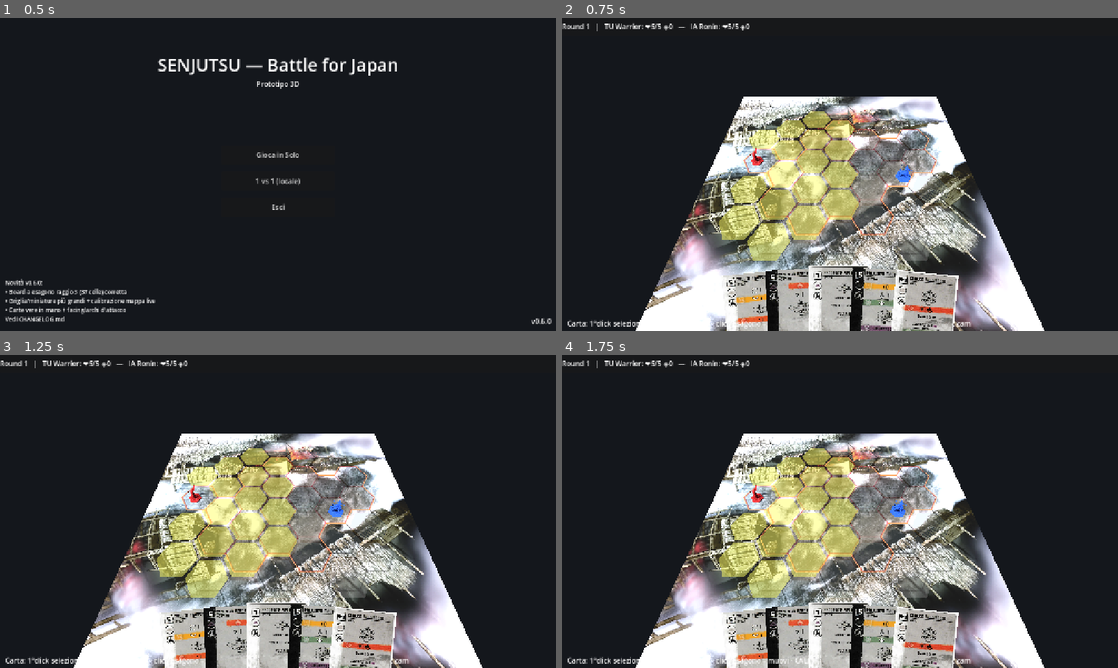
Above: before the commit, frames 1-4 (two rows, left to right).
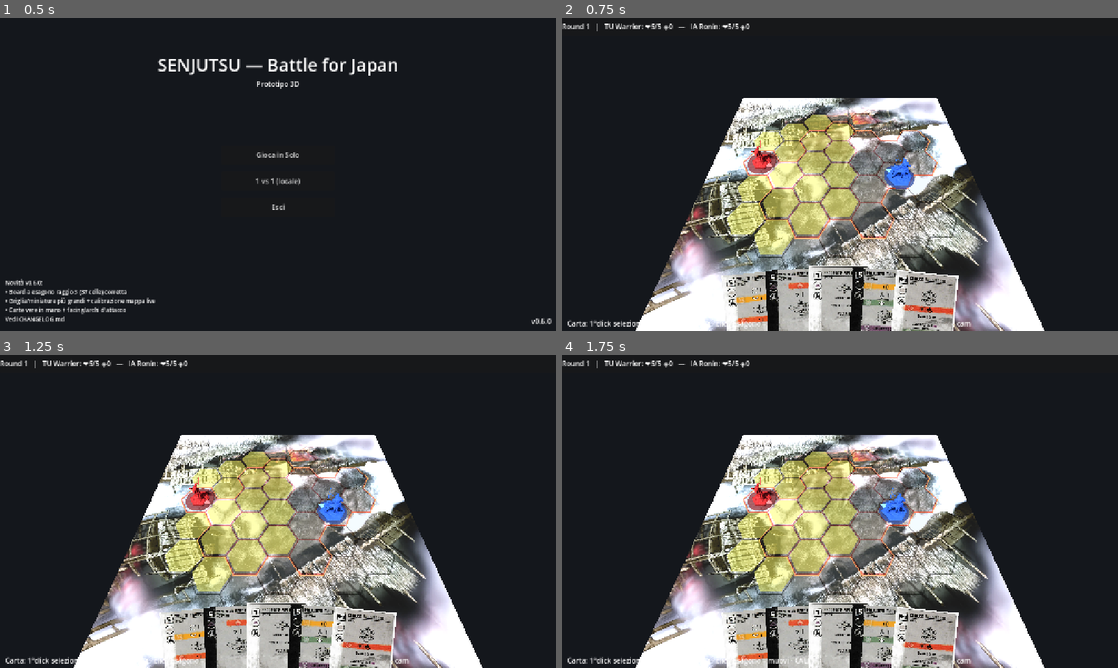
Above: after the commit, the same moments.

Repository: Tannoiser2/Sunjuntsu
Game: Godot game, scene res://scenes/Menu.tscn
Two runs of this game, one before a commit and one after it. Both use one fixed random seed, a clock stepped at 60 frames per second and the inputs below.
Inputs (mouse positions are in pixels of both pictures, inside the frame that each line leads up to):
- Up to frame 1 (0.5 s): no input
- Up to frame 2 (0.75 s): click "1 vs 1 (locale)" at 0.5 s
- Up to frame 3 (1.25 s): no input
- Up to frame 4 (1.75 s): tap Enter at 1.25 s; drag from (756, 652) to (895, 442) at 1.27 s

Frame 1 is identical in both runs. In frame 2, 16% of the frame differs, in the area x 14-85%, y 25-100%; in frame 3, 16%; in frame 4, 16%.

Commit message:
Calibrazione: +/- via unicode, passi fini, miniature dimensionate sull'esagono
- Tasti +/- gestiti via unicode (funzionano su ogni layout); passi fini
  (hex_size 0.05, offset 0.25)
- Pawn dimensionata sul cell_size (modello + base proporzionati) -> miniature
  "grandi come gli esagoni"; rescale live alla calibrazione
- Default richiesti: hex_size=3.0, map_offset=(0.0, 0.5)

Co-Authored-By: Claude Opus 4.8 <noreply@anthropic.com>
Claude-Session: https://claude.ai/code/session_01Pn2piErvac8EuvNU8t5qNM

Diff:
--- a/godot/scenes/Arena.gd
+++ b/godot/scenes/Arena.gd
@@ -14,11 +14,10 @@
 @export var map_radius: int = 3    ## esagono di raggio 3 = 37 celle (colonne 4,5,6,7,6,5,4)
 @export var move_budget: int = 3   ## passi consentiti per dimostrare il movimento
 # ─── Calibrazione mappa↔griglia (regolabili nell'editor) ─────────────────────
-@export var hex_size: float = 3.2          ## raggio esagono in unità mondo
+@export var hex_size: float = 3.0          ## raggio esagono in unità mondo
 @export var map_world_size: float = 44.0   ## lato del piano-mappa (la board occupa la parte centrale)
-@export var map_offset: Vector2 = Vector2.ZERO  ## scostamento mappa (x,z) per centrare gli esagoni
+@export var map_offset: Vector2 = Vector2(0.0, 0.5)  ## scostamento mappa (x,z) per centrare gli esagoni
 @export var map_y_rotation: float = 0.0    ## rotazione mappa attorno a Y (gradi)
-@export var mini_scale: float = 0.85       ## altezza miniatura come frazione di hex_size
 
 var state: GameState
 var _tiles: Dictionary = {}        ## Vector2i -> MeshInstance3D
@@ -263,7 +262,7 @@
 		var pawn: Node3D = Pawn.new()
 		pawn.set("tint", colors[i])
 		pawn.set("mesh_path", "res://assets/miniatures/%s.obj" % chars[i].to_lower())
-		pawn.set("target_height", hex_size * mini_scale)
+		pawn.set("cell_size", hex_size)
 		add_child(pawn)
 		pawn.position = HexGrid.hex_to_world(f.cell, hex_size)
 		pawn.set_meta("fighter_index", i)
@@ -364,10 +363,7 @@
 	_build_tiles()
 	for i in range(_pawns.size()):
 		_pawns[i].position = HexGrid.hex_to_world(state.fighters[i].cell, hex_size)
-		var base_h: float = float(_pawns[i].get("target_height"))
-		if base_h > 0.0:
-			var k: float = (hex_size * mini_scale) / base_h
-			_pawns[i].scale = Vector3(k, k, k)
+		_pawns[i].call("rescale", hex_size)
 		_apply_pawn_facing(i)
 	_select_pawn(0)
 
@@ -398,16 +394,21 @@
 
 func _unhandled_input(event: InputEvent) -> void:
 	if event is InputEventKey and event.pressed and not event.echo:
+		# "+"/"-" via unicode (indipendente dal layout di tastiera).
+		if event.unicode == 43:  # '+'
+			_set_hex_size(hex_size + 0.05); return
+		if event.unicode == 45:  # '-'
+			_set_hex_size(hex_size - 0.05); return
 		match event.keycode:
 			KEY_Q: _rotate_player(-1); return
 			KEY_E: _rotate_player(1); return
 			# ── Calibrazione griglia↔mappa ──
-			KEY_EQUAL, KEY_KP_ADD: _set_hex_size(hex_size + 0.1); return
-			KEY_MINUS, KEY_KP_SUBTRACT: _set_hex_size(hex_size - 0.1); return
-			KEY_LEFT: _nudge_map(Vector2(-0.5, 0)); return
-			KEY_RIGHT: _nudge_map(Vector2(0.5, 0)); return
-			KEY_UP: _nudge_map(Vector2(0, -0.5)); return
-			KEY_DOWN: _nudge_map(Vector2(0, 0.5)); return
+			KEY_KP_ADD: _set_hex_size(hex_size + 0.05); return
+			KEY_KP_SUBTRACT: _set_hex_size(hex_size - 0.05); return
+			KEY_LEFT: _nudge_map(Vector2(-0.25, 0)); return
+			KEY_RIGHT: _nudge_map(Vector2(0.25, 0)); return
+			KEY_UP: _nudge_map(Vector2(0, -0.25)); return
+			KEY_DOWN: _nudge_map(Vector2(0, 0.25)); return
 			KEY_R: _cam_yaw = 0.0; _cam_pitch = 0.62; _cam_dist = 34.0; _update_camera(); return
 	if event is InputEventMouseButton:
 		if event.button_index == MOUSE_BUTTON_RIGHT:
--- a/godot/scenes/Pawn.gd
+++ b/godot/scenes/Pawn.gd
@@ -1,23 +1,24 @@
 ## Pedina 3D — Senjutsu
 ##
-## Carica la miniatura .obj indicata (Tabelle_Materiali/Senjutsu/Miniature),
-## normalizzandone la scala all'altezza voluta. Le .obj non hanno texture
-## (.mtl mancanti), quindi applica una tinta per distinguere i combattenti.
-## Se il modello non è disponibile, ripiega su una capsula segnaposto.
+## Carica la miniatura .obj indicata (Tabelle_Materiali/Senjutsu/Miniature) e la
+## dimensiona sull'esagono (`cell_size`): modello + base proporzionati così la
+## pedina è "grande come l'esagono". Le .obj non hanno texture (.mtl mancanti),
+## quindi applica una tinta. Fallback a capsula se il modello manca.
 extends Node3D
 
 @export var tint: Color = Color(0.8, 0.2, 0.2)
 @export var mesh_path: String = ""        ## es. "res://assets/miniatures/warrior.obj"
-@export var target_height: float = 1.4    ## altezza in unità mondo
+@export var cell_size: float = 3.0        ## raggio esagono: dimensiona la pedina
+@export var height_ratio: float = 1.45    ## altezza modello = cell_size * height_ratio
 
-const FACING_COLORS := true
+var _built_size: float = 0.0
 
 
 func _ready() -> void:
+	_built_size = cell_size
 	var mat := StandardMaterial3D.new()
 	mat.albedo_color = tint
 	mat.roughness = 0.7
-	mat.metallic = 0.0
 
 	var mesh: Mesh = _load_mesh(mesh_path)
 	if mesh != null:
@@ -33,21 +34,11 @@
 	rotation.y = angle
 
 
-func _add_facing_indicator() -> void:
-	var nose := MeshInstance3D.new()
-	var cone := CylinderMesh.new()
-	cone.top_radius = 0.0
-	cone.bottom_radius = 0.16
-	cone.height = 0.42
-	nose.mesh = cone
-	nose.rotation_degrees = Vector3(90, 0, 0)   # punta verso +Z (avanti)
-	nose.position = Vector3(0, 0.12, 0.55)
-	var m := StandardMaterial3D.new()
-	m.albedo_color = tint.lightened(0.3)
-	m.emission_enabled = true
-	m.emission = tint
-	nose.material_override = m
-	add_child(nose)
+## Riscala la pedina quando cambia la dimensione degli esagoni (calibrazione).
+func rescale(new_cell: float) -> void:
+	if _built_size > 0.0:
+		var k: float = new_cell / _built_size
+		scale = Vector3(k, k, k)
 
 
 func _load_mesh(path: String) -> Mesh:
@@ -57,7 +48,6 @@
 	if res is Mesh:
 		return res
 	if res is PackedScene:
-		# Import "scena": estrai la prima Mesh.
 		var inst = res.instantiate()
 		var m := _first_mesh(inst)
 		inst.queue_free()
@@ -79,10 +69,10 @@
 	var mi := MeshInstance3D.new()
 	mi.mesh = mesh
 	mi.material_override = mat
-	# Normalizza la scala sull'altezza (i .obj sono Y-up con base a y~0).
+	# I .obj sono Y-up con base a y~0: normalizza sull'altezza voluta.
 	var aabb := mesh.get_aabb()
 	var h: float = maxf(0.001, aabb.size.y)
-	var s: float = target_height / h
+	var s: float = (cell_size * height_ratio) / h
 	mi.scale = Vector3(s, s, s)
 	mi.position.y = -aabb.position.y * s
 	add_child(mi)
@@ -91,23 +81,42 @@
 func _add_placeholder(mat: StandardMaterial3D) -> void:
 	var body := MeshInstance3D.new()
 	var capsule := CapsuleMesh.new()
-	capsule.radius = 0.28
-	capsule.height = 1.1
+	capsule.radius = cell_size * 0.35
+	capsule.height = cell_size * height_ratio
 	body.mesh = capsule
 	body.material_override = mat
-	body.position.y = 0.65
+	body.position.y = cell_size * height_ratio * 0.5
 	add_child(body)
 
 
 func _add_base() -> void:
 	var base := MeshInstance3D.new()
 	var disc := CylinderMesh.new()
-	disc.top_radius = 0.42
-	disc.bottom_radius = 0.46
-	disc.height = 0.1
+	disc.top_radius = cell_size * 0.78
+	disc.bottom_radius = cell_size * 0.82
+	disc.height = cell_size * 0.05
 	base.mesh = disc
 	var base_mat := StandardMaterial3D.new()
-	base_mat.albedo_color = tint.darkened(0.5)
+	base_mat.albedo_color = tint.darkened(0.45)
+	base_mat.transparency = BaseMaterial3D.TRANSPARENCY_ALPHA
+	base_mat.albedo_color.a = 0.7
 	base.material_override = base_mat
-	base.position.y = 0.05
+	base.position.y = cell_size * 0.03
 	add_child(base)
+
+
+func _add_facing_indicator() -> void:
+	var nose := MeshInstance3D.new()
+	var cone := CylinderMesh.new()
+	cone.top_radius = 0.0
+	cone.bottom_radius = cell_size * 0.14
+	cone.height = cell_size * 0.32
+	nose.mesh = cone
+	nose.rotation_degrees = Vector3(90, 0, 0)   # punta verso +Z (avanti)
+	nose.position = Vector3(0, cell_size * 0.12, cell_size * 0.7)
+	var m := StandardMaterial3D.new()
+	m.albedo_color = tint.lightened(0.3)
+	m.emission_enabled = true
+	m.emission = tint
+	nose.material_override = m
+	add_child(nose)
